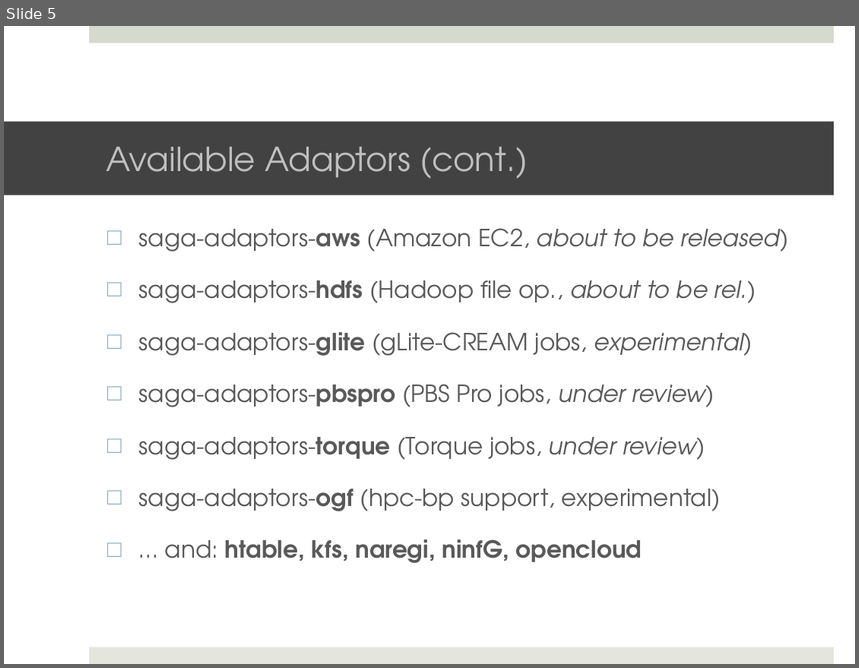
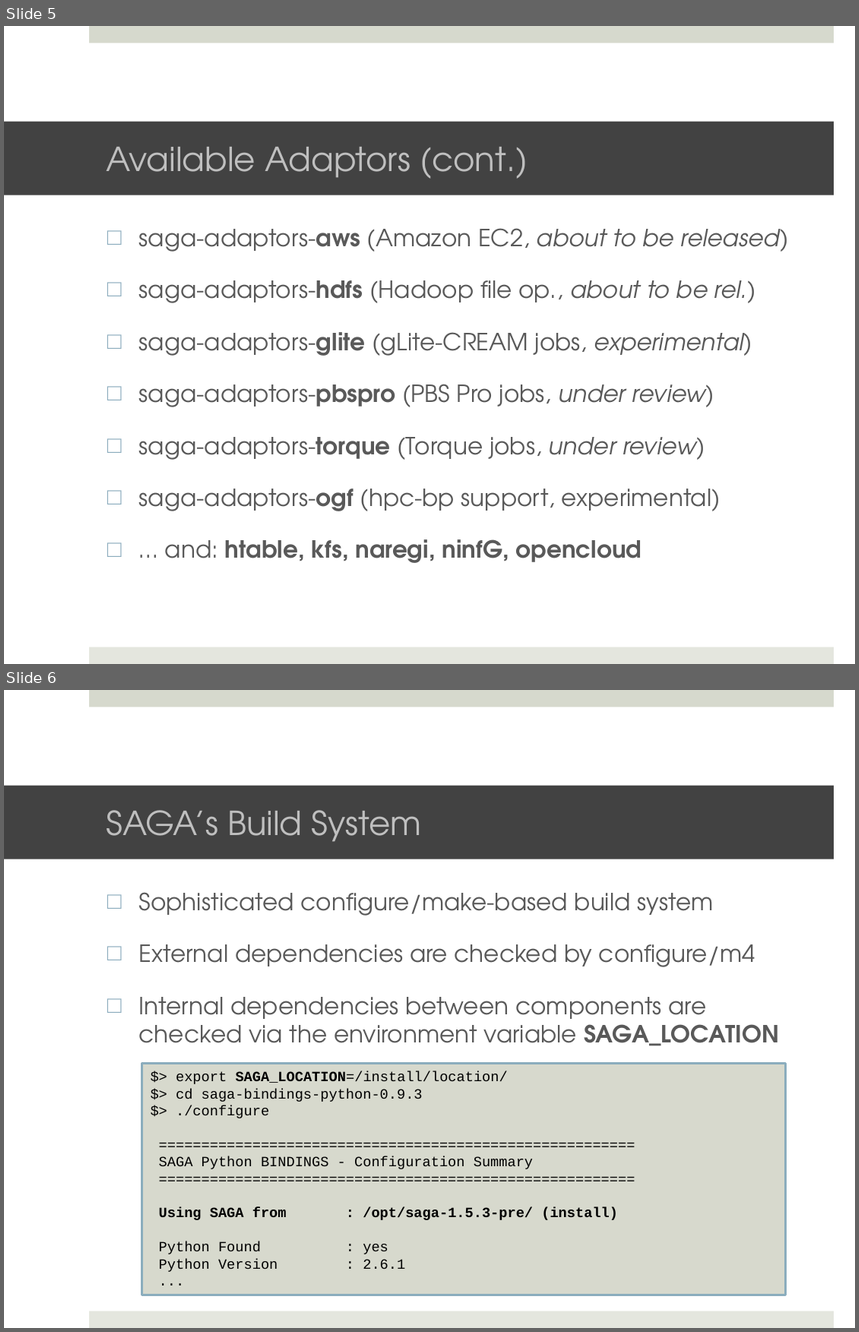
Before and after one commit to saga-project/saga-cpp-legacy-projects, a slide deck: tutorial/general_tutorial/Installation.pptx. Shown one above the other, each under a label of ours: slide 5 before the commit, slides 5 and 6 after it. The pictures are 859x668 and 859x1332 pixels, drawn with LibreOffice and Linux fonts; fonts in the diff are those of the drawing; background and template pictures are left out. Boxes give left, top, right and bottom in pixels: in the first picture for what was removed or moved away, otherwise in the second. Text is boxed around its words. In the diff, an @@ line names an element or a change of style, - is before the commit and + after.

Commit message:
Overhauled version of installation slides

```diff
--- a/tutorial/general_tutorial/Installation.pptx
+++ b/tutorial/general_tutorial/Installation.pptx
@@ slide 6 added at [4,690,855,1328], background #FFFFFF; not listed: 2 template elements that a slide beside it also shows @@
@@ title added at [4,785,834,859], fill #424242, 28 pt, text #BFBFBF @@
+SAGA’s Build System
@@ text added at [139,892,779,1046], 20 pt, text #595959 @@
+□ Sophisticated configure/make-based build system
+□ External dependencies are checked by configure/m4
+□ Internal dependencies between components are checked via the environment variable SAGA_LOCATION
@@ rectangle added at [142,1064,785,1296], fill #D7D9CD, outline #8BADBD 2 pt, 12 pt, text #000000 @@
+$> export SAGA_LOCATION=/install/location/
+$> cd saga-bindings-python-0.9.3
+$> ./configure
+========================================================
+SAGA Python BINDINGS - Configuration Summary
+========================================================
+Using SAGA from : /opt/saga-1.5.3-pre/ (install)
+Python Found : yes
+Python Version : 2.6.1
+...
```
Also in this commit, not shown: 4 slides changed, 5 other slides added, 9 slides removed.
